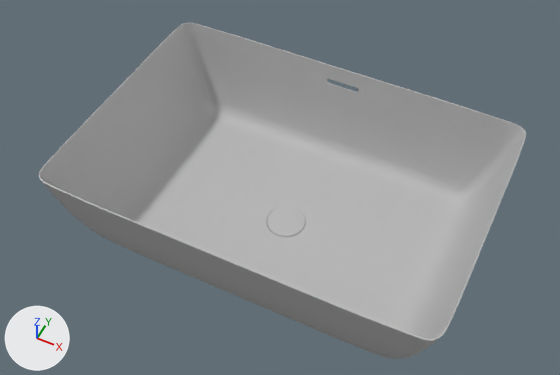
Before and after pictures for a commit that changed the glTF model public/models/UB-01.glb.
Both versions are drawn from a camera (50 mm lens) standing at (0.341, -0.707, 0.956) and looking at (-0.011, -0.005, 0.078). The axes (+X, +Y, +Z) are drawn at lower left. The lights are the same throughout. The older version comes first. Where no turn or scale is listed for an object, it has been applied to the vertices. Vertices at exactly the same position are counted once.

The older version as bpy lines, for what is in view:
```python
me_mesh = bpy.data.meshes.new('Mesh')
me_mesh.from_pydata(...)  # 9390 vertices, 18784 faces; spans x -0.3..0.3, y -0.208..0.208, z 0.0..0.155
me_mesh.materials.append(mat_lambert12)  # grey #bcbcbc
me_mesh_001 = bpy.data.meshes.new('Mesh.001')
me_mesh_001.from_pydata(...)  # 762 vertices, 1520 faces; spans x -0.0301..0.0302, y -0.0345..0.0261, z 0.0003..0.0049
me_mesh_001.materials.append(mat_lambert12)  # grey #bcbcbc
ob_drain_cap = bpy.data.objects.new('drain_cap', me_mesh_001)
ob_drain_cap.location = (0.0, 0.0, 0.0)
ob_sink = bpy.data.objects.new('sink', me_mesh)
ob_sink.location = (0.0, 0.0, 0.0)
```
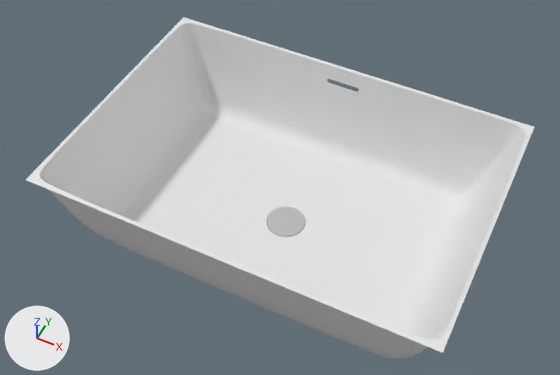
Where the newer file only moved an object's origin or applied its transform, the numbers keep the older frame.

Location of each change, [x1, y1, x2, y2] in pixels of the pictures (560 x 375 px):
```json
{"object": "sink", "change": "reshaped", "before": [39, 23, 526, 359], "after": [26, 17, 534, 359]}
{"part": 1, "of": "me_mesh", "change": "added", "after": [26, 17, 534, 353]}
{"part": 2, "of": "me_mesh", "change": "recoloured", "before": [39, 23, 526, 359], "after": [39, 23, 526, 359], "on screen": "grey to white"}
```

The change, as JSON lines over the scene's bpy script:
```json
{"op": "add", "block": "mat_connector", "code": ["mat_connector = principled_material('Connector')", "mat_connector.base_color = (0.8, 0.8, 0.8)  # white #e7e7e7"]}
{"op": "add", "block": "mat_sink", "code": ["mat_sink = principled_material('Sink')", "mat_sink.base_color = (0.8, 0.8, 0.8)  # white #e7e7e7"]}
{"block": "me_mesh", "where": "# used by ob_sink; location = (0.0, 0.0, 0.0)"}
{"op": "remove", "block": "me_mesh", "code": "me_mesh.from_pydata(...)  # 9390 vertices, 18784 faces; spans x -0.3..0.3, y -0.208..0.208, z 0.0..0.155"}
{"op": "add", "block": "me_mesh", "code": "me_mesh.from_pydata(...)  # 10347 vertices, 19755 faces; spans x -0.304..0.304, y -0.212..0.212, z 0.0..0.155"}
{"block": "me_mesh", "change": "me_mesh part 1: a new loose piece of 957 vertices spanning x -0.304..0.304, y -0.212..0.212, z 0.154, in mat_connector (white #e7e7e7)"}
{"block": "me_mesh", "change": "me_mesh part 2: 18768 faces spanning x -0.3..0.3, y -0.208..0.208, z 0.0..0.155 switch from mat_lambert12 (grey #bcbcbc) to mat_sink (white #e7e7e7)"}
{"block": "me_mesh", "change": "other edits to the shape of me_mesh do not show in these pictures"}
{"op": "add", "block": "me_mesh", "code": "me_mesh.materials.append(mat_connector)  # white #e7e7e7"}
```
